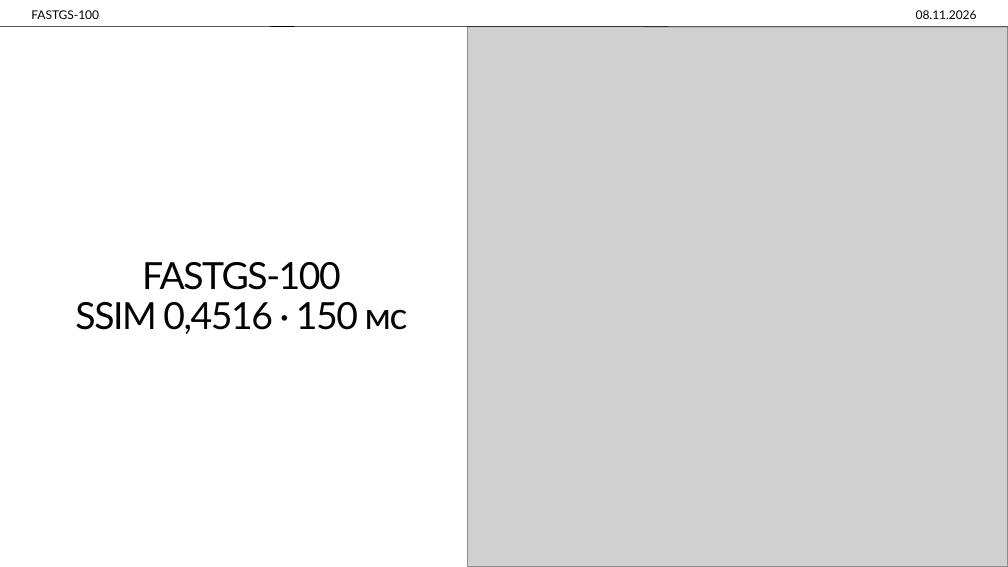
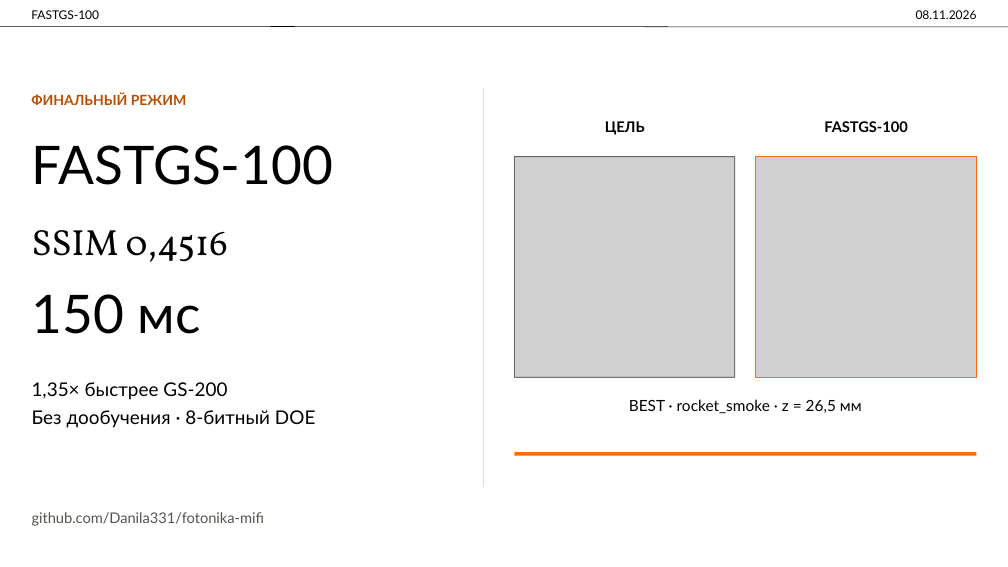
Before and after one commit to Danila331/fotonika-mifi, a slide deck: slide 7 of presentation/Untitled.pptx. Drawn at 1008x567 pixels with LibreOffice and Linux fonts; fonts in the diff are those of the drawing; grey boxes stand for pictures. Boxes give left, top, right and bottom in pixels: in the first picture for what was removed or moved away, otherwise in the second. Text is boxed around its words. In the diff, an @@ line names an element or a change of style, - is before the commit and + after.

Commit message:
docs: polish fastgs presentation layout

```diff
--- a/presentation/Untitled.pptx
+++ b/presentation/Untitled.pptx
@@ picture removed at box(468, 26, 1008, 566) @@
@@ rectangle added at box(483, 89, 484, 488), fill #000000 at 19% opacity @@
@@ text added at box(31, 93, 187, 105), 10 pt, text #B84F00, bold @@
+ФИНАЛЬНЫЙ РЕЖИМ
@@ text added at box(32, 145, 334, 185), 38 pt, text #000000 @@
+FASTGS-100
@@ text added at box(605, 121, 645, 135), 10.5 pt, text #000000, bold @@
+ЦЕЛЬ
@@ text added at box(824, 121, 907, 132), 10.5 pt, text #000000, bold @@
+FASTGS-100
@@ picture added at box(514, 157, 735, 378) @@
@@ rectangle added at box(514, 157, 735, 378), outline #000000 0.75 pt @@
@@ picture added at box(756, 157, 977, 378) @@
@@ rectangle added at box(756, 157, 977, 378), outline #FF6C02 0.75 pt @@
@@ text "SSIM 0,4516" at box(32, 230, 228, 262): vertical alignment middle to top @@
@@ text at box(32, 230, 228, 262): text changed; size 26.7 to 26 pt; font Lato to Vollkorn @@
-FASTGS-100
-SSIM 0,4516 · 150 мс
+SSIM 0,4516
@@ text added at box(32, 294, 201, 334), 38 pt, text #000000 @@
+150 мс
@@ text added at box(32, 382, 315, 428), 13.5 pt, text #000000 @@
+1,35× быстрее GS-200
+Без дообучения · 8-битный DOE
@@ text added at box(629, 399, 862, 414), 11 pt, text #000000 @@
+BEST · rocket_smoke · z = 26,5 мм
@@ rectangle added at box(514, 453, 976, 456), fill #FF6C02 @@
@@ text added at box(32, 512, 264, 526), 10.5 pt, text #555550 @@
+github.com/Danila331/fotonika-mifi
```
Also in this commit, not shown: 5 other slides changed, 1 slide added, 1 slide removed.
